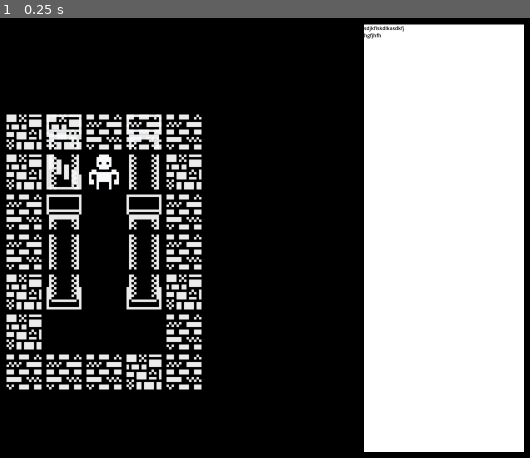
Above: before the commit, frame 1.
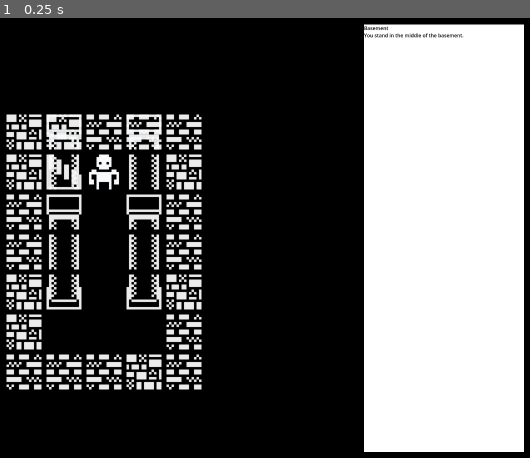
Above: after the commit, the same moment.

Repository: Pandawaflez/PGRPGE
Game: Godot game, scene res://TestScene/locations/testSceneLevel1Basement.tscn
Same seed, same stepped clock (60 frames per second), same inputs: the game is played once before the commit and once after it. This scene is started directly instead of the project's main scene.
Inputs:
- Up to frame 1 (0.25 s): no input

The runs differ from the first frame. In frame 1, 0.2% of the frame differs, in the area x 68-88%, y 1-5%.
Error before the commit: Out of bounds get index '0' (on base: 'Array[Location]') (res://Scripts/navigation_manager.gd:15)

Commit message:
Locations can now skip to next location (useful for transitions)

Diff:
--- a/Scripts/location.gd
+++ b/Scripts/location.gd
@@ -7,6 +7,8 @@
 
 @export var basePosX:float
 @export var basePosY:float
+
+@export var skipToNext:bool = false
 
 @onready var actionW:Action = $ActionW
 @onready var actionA:Action = $ActionA
--- a/Scripts/navigation_manager.gd
+++ b/Scripts/navigation_manager.gd
@@ -13,7 +13,7 @@
 	# set Location to enterance:
 	var entranceIndex := sceneManager.entrance
 	if ( sceneEntrances[entranceIndex] != null ):
-		currentLocation = sceneEntrances[entranceIndex]
+		changeLocation(sceneEntrances[entranceIndex])
 	# print current location data to console:
 	printLocationData()
 	playerSprite.position = Vector2(currentLocation.basePosX , currentLocation.basePosY)
@@ -152,6 +152,7 @@
 	if ( actionsAllowed ):
 		if ( action == null ):
 			print( "Error: Cannot perform, action not found." )
+			print("Current Location: " + currentLocation.name )
 			return
 		print("Performing Action: " + action.actionName )
 		#play animation:
@@ -179,6 +180,8 @@
 		print( "Nav Manager cannot change location, location does not exist." )
 		return
 	currentLocation = loc
+	if ( currentLocation.skipToNext ):
+		performAction(currentLocation.actionE)
 	printLocationData()
 
 func getCurrentLocation():
--- a/TestScene/locations/TestSceneLevel1.tscn
+++ b/TestScene/locations/TestSceneLevel1.tscn
@@ -185,33 +185,6 @@
 "values": [true]
 }
 
-[sub_resource type="Animation" id="Animation_rtsy5"]
-resource_name = "animationS"
-tracks/0/type = "value"
-tracks/0/imported = false
-tracks/0/enabled = true
-tracks/0/path = NodePath("../../Tilemap/PlayerSprite:position")
-tracks/0/interp = 1
-tracks/0/loop_wrap = true
-tracks/0/keys = {
-"times": PackedFloat32Array(0, 0.19746, 0.404685, 0.802861, 1),
-"transitions": PackedFloat32Array(1, 1, 1, 1, 1),
-"update": 0,
-"values": [Vector2(672, 160), Vector2(672, 224), Vector2(736, 224), Vector2(736, 416), Vector2(672, 416)]
-}
-tracks/1/type = "value"
-tracks/1/imported = false
-tracks/1/enabled = true
-tracks/1/path = NodePath("..:actionsAllowed")
-tracks/1/interp = 1
-tracks/1/loop_wrap = true
-tracks/1/keys = {
-"times": PackedFloat32Array(1),
-"transitions": PackedFloat32Array(1),
-"update": 1,
-"values": [true]
-}
-
 [sub_resource type="Animation" id="Animation_c708p"]
 resource_name = "animationA"
 length = 0.2
@@ -242,10 +215,68 @@
 }]
 }
 
+[sub_resource type="Animation" id="Animation_rtsy5"]
+resource_name = "animationS"
+tracks/0/type = "value"
+tracks/0/imported = false
+tracks/0/enabled = true
+tracks/0/path = NodePath("../../Tilemap/PlayerSprite:position")
+tracks/0/interp = 1
+tracks/0/loop_wrap = true
+tracks/0/keys = {
+"times": PackedFloat32Array(0, 0.19746, 0.404685, 0.802861, 1),
+"transitions": PackedFloat32Array(1, 1, 1, 1, 1),
+"update": 0,
+"values": [Vector2(672, 160), Vector2(672, 224), Vector2(736, 224), Vector2(736, 416), Vector2(672, 416)]
+}
+tracks/1/type = "value"
+tracks/1/imported = false
+tracks/1/enabled = true
+tracks/1/path = NodePath("..:actionsAllowed")
+tracks/1/interp = 1
+tracks/1/loop_wrap = true
+tracks/1/keys = {
+"times": PackedFloat32Array(1),
+"transitions": PackedFloat32Array(1),
+"update": 1,
+"values": [true]
+}
+
+[sub_resource type="Animation" id="Animation_52tav"]
+resource_name = "animationD"
+length = 0.2
+tracks/0/type = "value"
+tracks/0/imported = false
+tracks/0/enabled = true
+tracks/0/path = NodePath("../../Tilemap/PlayerSprite:position")
+tracks/0/interp = 1
+tracks/0/loop_wrap = true
+tracks/0/keys = {
+"times": PackedFloat32Array(0, 0.2),
+"transitions": PackedFloat32Array(1, 1),
+"update": 0,
+"values": [Vector2(672, 160), Vector2(736, 160)]
+}
+tracks/1/type = "method"
+tracks/1/imported = false
+tracks/1/enabled = true
+tracks/1/path = NodePath("..")
+tracks/1/interp = 1
+tracks/1/loop_wrap = true
+tracks/1/keys = {
+"times": PackedFloat32Array(0.2),
+"transitions": PackedFloat32Array(1),
+"values": [{
+"args": ["testSceneLevel1Basement"],
+"method": &"changeScene"
+}]
+}
+
 [sub_resource type="AnimationLibrary" id="AnimationLibrary_5obu0"]
 _data = {
 &"RESET": SubResource("Animation_hft80"),
 &"animationA": SubResource("Animation_c708p"),
+&"animationD": SubResource("Animation_52tav"),
 &"animationS": SubResource("Animation_rtsy5")
 }
 
@@ -337,6 +368,13 @@
 animationName = "animationA"
 changeScene = true
 
+[node name="ActionD" parent="NavigationManager/Location1" instance=ExtResource("4_lmtjt")]
+actionName = "Go downstairs"
+playAnimation = true
+animationName = "animationD"
+changeScene = true
+sceneName = "testSceneLevel1Basement"
+
 [node name="Tilemap" type="Node2D" parent="."]
 position = Vector2(-64, 64)
 scale = Vector2(2, 2)
@@ -361,7 +399,7 @@
 tile_set = ExtResource("1_2g6we")
 
 [node name="PlayerSprite" type="Sprite2D" parent="Tilemap"]
-position = Vector2(672, 160)
+position = Vector2(736, 160)
 texture = ExtResource("5_tkqkb")
 region_enabled = true
 region_rect = Rect2(1600, 0, 64, 64)
--- a/TestScene/locations/testSceneLevel1Basement.tscn
+++ b/TestScene/locations/testSceneLevel1Basement.tscn
@@ -1,10 +1,96 @@
-[gd_scene load_steps=2 format=4 uid="uid://bt5q8d8jibxmm"]
+[gd_scene load_steps=7 format=4 uid="uid://bt5q8d8jibxmm"]
 
 [ext_resource type="PackedScene" uid="uid://bdyonxguyf7ds" path="res://Prefabs/BaseLevel.tscn" id="1_au642"]
+[ext_resource type="PackedScene" uid="uid://doe33lcmiauka" path="res://Prefabs/Location.tscn" id="2_escgb"]
+[ext_resource type="PackedScene" uid="uid://b4wf3ge15jim4" path="res://Prefabs/Action.tscn" id="3_8lmm2"]
+
+[sub_resource type="Animation" id="Animation_escgb"]
+resource_name = "animationE"
+length = 0.2
+tracks/0/type = "value"
+tracks/0/imported = false
+tracks/0/enabled = true
+tracks/0/path = NodePath("../../Tilemap/PlayerSprite:position")
+tracks/0/interp = 1
+tracks/0/loop_wrap = true
+tracks/0/keys = {
+"times": PackedFloat32Array(0, 0.2),
+"transitions": PackedFloat32Array(1, 1),
+"update": 0,
+"values": [Vector2(544, 224), Vector2(608, 224)]
+}
+tracks/1/type = "value"
+tracks/1/imported = false
+tracks/1/enabled = true
+tracks/1/path = NodePath("..:actionsAllowed")
+tracks/1/interp = 1
+tracks/1/loop_wrap = true
+tracks/1/keys = {
+"times": PackedFloat32Array(0.2),
+"transitions": PackedFloat32Array(1),
+"update": 1,
+"values": [true]
+}
+
+[sub_resource type="Animation" id="Animation_8lmm2"]
+length = 0.001
+tracks/0/type = "value"
+tracks/0/imported = false
+tracks/0/enabled = true
+tracks/0/path = NodePath("../../Tilemap/PlayerSprite:position")
+tracks/0/interp = 1
+tracks/0/loop_wrap = true
+tracks/0/keys = {
+"times": PackedFloat32Array(0),
+"transitions": PackedFloat32Array(1),
+"update": 0,
+"values": [Vector2(544, 224)]
+}
+tracks/1/type = "value"
+tracks/1/imported = false
+tracks/1/enabled = true
+tracks/1/path = NodePath("..:actionsAllowed")
+tracks/1/interp = 1
+tracks/1/loop_wrap = true
+tracks/1/keys = {
+"times": PackedFloat32Array(0),
+"transitions": PackedFloat32Array(1),
+"update": 1,
+"values": [true]
+}
+
+[sub_resource type="AnimationLibrary" id="AnimationLibrary_shf5m"]
+_data = {
+&"RESET": SubResource("Animation_8lmm2"),
+&"animationE": SubResource("Animation_escgb")
+}
 
 [node name="TestSceneLevel1Basement" type="Node2D"]
 
 [node name="BaseLevel" parent="." instance=ExtResource("1_au642")]
+
+[node name="NavigationManager" parent="BaseLevel" index="0" node_paths=PackedStringArray("sceneEntrances")]
+sceneEntrances = [NodePath("Entrance")]
+
+[node name="Entrance" parent="BaseLevel/NavigationManager" index="0" instance=ExtResource("2_escgb")]
+basePosX = 544.0
+basePosY = 224.0
+skipToNext = true
+
+[node name="AnimationPlayer" parent="BaseLevel/NavigationManager/Entrance" index="0"]
+libraries = {
+&"": SubResource("AnimationLibrary_shf5m")
+}
+
+[node name="ActionE" parent="BaseLevel/NavigationManager/Entrance" node_paths=PackedStringArray("nextLocation") instance=ExtResource("3_8lmm2")]
+playAnimation = true
+animationName = "animationE"
+changeLocation = true
+nextLocation = NodePath("../../Basement0")
+
+[node name="Basement0" parent="BaseLevel/NavigationManager" index="1" instance=ExtResource("2_escgb")]
+locName = "Basement"
+locDesc = "You stand in the middle of the basement."
 
 [node name="Background" parent="BaseLevel/Tilemap" index="0"]
 tile_map_data = PackedByteArray("AAD9//z/AgAAAAAAAAD9//3/AgAAAAAAAAD9//7/AgAAAAAAAAD9////AgAAAAAAAAD9/wAAAgAAAAAAAAD9/w …(9328 unchanged characters)…
@@ -13,10 +99,11 @@
 tile_map_data = PackedByteArray("AAAIAAMAAwACAAYAAAAHAAYAAwAAAA0AAAAHAAcAAwAAAA0AAAAHAAgAAwAGAA0AAAALAAgAAwAGAA0AAAALAA …(256 unchanged characters)…
 
 [node name="PlayerSprite" parent="BaseLevel/Tilemap" index="3"]
-position = Vector2(608, 224)
+position = Vector2(544, 224)
 
 [node name="Foreground" parent="BaseLevel/Tilemap" index="4"]
 tile_map_data = PackedByteArray("AAAIAAIAAwADAAsAAAAIAAMAAwADAAwAAAAIAAQAAwADAAsAAAAKAAIAAwADAAsAAAAKAAMAAwADAAwAAAAKAAQAAwADAAsAAAAKAAUAAwADAAwAAAAKAAYAAwADAA0AAAAIAAUAAwADAAwAAAAIAAYAAwADAA0AAAA=")
 
 [editable path="BaseLevel"]
+[editable path="BaseLevel/NavigationManager/Entrance"]
 [editable path="BaseLevel/Tilemap"]
--- a/resources/sceneManager.tres
+++ b/resources/sceneManager.tres
@@ -6,6 +6,6 @@
 script = ExtResource("1_6je8u")
 testScene0 = "res://TestScene/locations/TestSceneLevel1.tscn"
 testSceneAttic = "res://TestScene/locations/TestSceneLevel1Attic.tscn"
-testSceneBasement = ""
+testSceneBasement = "res://TestScene/locations/testSceneLevel1Basement.tscn"
 entrance = 0
 metadata/_custom_type_script = "uid://clceuohjn7vgn"
Not shown: 1 places in TestScene/locations/TestSceneLevel1.tscn that only renumber resources
